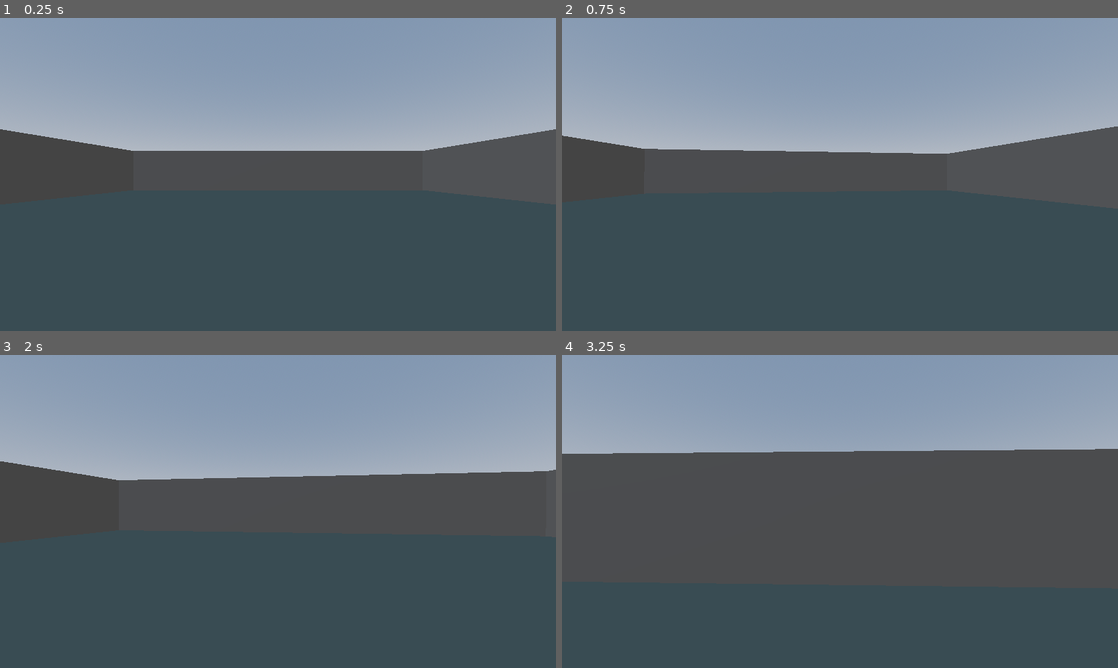
Above: before the commit, frames 1-4 (two rows, left to right).
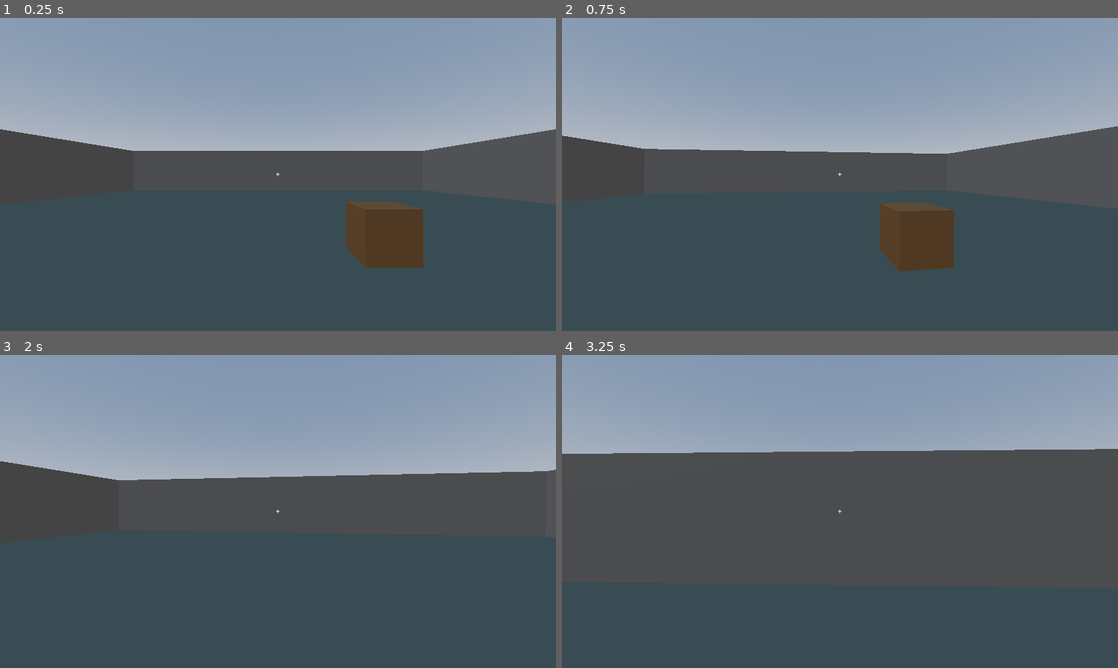
Above: after the commit, the same moments.

Repository: RosierKirill/QuietPlaceGame
Game: Godot game, scene res://world/test_room.tscn
Two runs of this game, one before a commit and one after it. Both use one fixed random seed, a clock stepped at 60 frames per second and the inputs below.
Inputs (mouse positions are in pixels of both pictures, inside the frame that each line leads up to):
- Up to frame 1 (0.25 s): no input
- Up to frame 2 (0.75 s): tap Enter at 0.5 s; move the mouse to (867, 174) at 0.52 s; hold W (move_forward) from 0.53 s (still down); hold E (interact) from 0.53 s (still down)
- Up to frame 3 (2 s): keep holding W (move_forward); tap Space (jump) at 0.77, 1.52 s; move the mouse to (250, 511) at 1.27 s; release E (interact) at 1.28 s; tap E (interact) at 1.35 s
- Up to frame 4 (3.25 s): keep holding W (move_forward); move the mouse to (851, 505) at 2.02 s; hold Shift (sprint) 2.03-2.78 s; tap E (interact) at 2.3, 2.85 s; move the mouse to (834, 517) at 2.77 s; tap Space (jump) at 3.02 s

The runs differ from the first frame. In frame 1, 2.7% of the frame differs, in the area x 49-77%, y 49-80%; in frame 2, 2.7%; in frame 3, less than 0.1%; in frame 4, less than 0.1%.

Commit message:
feat: ajoute le système d'interaction par raycast et le HUD
Composant Interactable à poser sous un corps physique (texte d'invite,
activation, signal interacted). InteractionRay sous la caméra du joueur :
détecte la cible visée, signale les changements de focus et déclenche
l'interaction sur la touche E.

HUD avec viseur et invite « [E] <action> » affichée uniquement quand un
objet interactif est visé. Une caisse interactive est placée dans la salle
de test pour valider la chaîne complète.

GAME-104

Diff:
--- a/player/player.tscn
+++ b/player/player.tscn
@@ -1,6 +1,8 @@
-[gd_scene load_steps=3 format=3]
+[gd_scene load_steps=5 format=3]
 
 [ext_resource type="Script" path="res://player/player_controller.gd" id="1_controller"]
+[ext_resource type="Script" path="res://systems/interaction/interaction_ray.gd" id="2_ray"]
+[ext_resource type="PackedScene" path="res://ui/hud.tscn" id="3_hud"]
 
 [sub_resource type="CapsuleShape3D" id="CapsuleShape3D_body"]
 radius = 0.4
@@ -17,3 +19,10 @@
 transform = Transform3D(1, 0, 0, 0, 1, 0, 0, 0, 1, 0, 1.6, 0)
 
 [node name="Camera3D" type="Camera3D" parent="CameraPivot"]
+
+[node name="InteractionRay" type="RayCast3D" parent="CameraPivot/Camera3D"]
+target_position = Vector3(0, 0, -3)
+script = ExtResource("2_ray")
+
+[node name="Hud" parent="." instance=ExtResource("3_hud")]
+interaction_ray_path = NodePath("../CameraPivot/Camera3D/InteractionRay")
--- /dev/null
+++ b/systems/interaction/interactable.gd
@@ -0,0 +1,22 @@
+class_name Interactable
+extends Node3D
+
+## Composant rendant interactif le corps physique parent.
+##
+## À ajouter comme enfant direct d'un StaticBody3D / RigidBody3D / CharacterBody3D.
+## Le rayon d'interaction du joueur le détecte, affiche [member prompt] à l'écran,
+## et appelle [method interact] quand le joueur presse la touche d'interaction.
+
+## Émis quand le joueur interagit avec cet objet.
+signal interacted(interactor: Node3D)
+
+## Texte affiché à l'écran quand le joueur vise cet objet.
+@export var prompt: String = "Interagir"
+## Si faux, l'objet est ignoré par le rayon d'interaction.
+@export var enabled: bool = true
+
+
+## Déclenche l'interaction. [param interactor] est le nœud à l'origine de l'action.
+func interact(interactor: Node3D) -> void:
+	if enabled:
+		interacted.emit(interactor)
--- /dev/null
+++ b/systems/interaction/interaction_ray.gd
@@ -0,0 +1,49 @@
+class_name InteractionRay
+extends RayCast3D
+
+## Rayon d'interaction du joueur.
+##
+## Placé sous la caméra, il détecte en continu le premier [Interactable] visé
+## et signale tout changement de cible pour que l'interface affiche l'invite.
+
+## Émis quand l'objet visé change. [param interactable] vaut null si plus rien n'est visé.
+signal focus_changed(interactable: Interactable)
+
+## Nœud considéré comme l'auteur de l'interaction (le joueur par défaut).
+@export var interactor: Node3D
+
+## Interactable actuellement visé, ou null.
+var _focused: Interactable = null
+
+
+func _ready() -> void:
+	if interactor == null:
+		interactor = owner as Node3D
+
+
+func _physics_process(_delta: float) -> void:
+	var found := _find_focused_interactable()
+	if found != _focused:
+		_focused = found
+		focus_changed.emit(_focused)
+
+
+func _unhandled_input(event: InputEvent) -> void:
+	if event.is_action_pressed("interact") and _focused != null:
+		_focused.interact(interactor)
+
+
+## Retourne l'Interactable visé par le rayon, ou null s'il n'y en a pas.
+func _find_focused_interactable() -> Interactable:
+	if not is_colliding():
+		return null
+
+	var collider := get_collider()
+	if collider == null or not collider is Node:
+		return null
+
+	for child in (collider as Node).get_children():
+		if child is Interactable and (child as Interactable).enabled:
+			return child as Interactable
+
+	return null
--- /dev/null
+++ b/ui/hud.gd
@@ -0,0 +1,33 @@
+class_name Hud
+extends CanvasLayer
+
+## Interface de jeu : viseur et invite d'interaction.
+##
+## Écoute le rayon d'interaction du joueur et affiche « [E] <invite> »
+## quand un objet interactif est visé.
+
+## Chemin vers le [InteractionRay] du joueur, défini dans la scène.
+@export var interaction_ray_path: NodePath
+
+@onready var _interaction_prompt: Label = $InteractionPrompt
+
+
+func _ready() -> void:
+	_interaction_prompt.hide()
+
+	var ray := get_node_or_null(interaction_ray_path) as InteractionRay
+	if ray == null:
+		push_warning("Hud : aucun InteractionRay trouvé à '%s'." % interaction_ray_path)
+		return
+
+	ray.focus_changed.connect(_on_focus_changed)
+
+
+## Affiche ou masque l'invite selon l'objet visé.
+func _on_focus_changed(interactable: Interactable) -> void:
+	if interactable == null:
+		_interaction_prompt.hide()
+		return
+
+	_interaction_prompt.text = "[E] %s" % interactable.prompt
+	_interaction_prompt.show()
--- /dev/null
+++ b/ui/hud.tscn
@@ -0,0 +1,38 @@
+[gd_scene load_steps=2 format=3]
+
+[ext_resource type="Script" path="res://ui/hud.gd" id="1_hud"]
+
+[node name="Hud" type="CanvasLayer"]
+script = ExtResource("1_hud")
+
+[node name="Crosshair" type="Label" parent="."]
+anchors_preset = 8
+anchor_left = 0.5
+anchor_top = 0.5
+anchor_right = 0.5
+anchor_bottom = 0.5
+offset_left = -12.0
+offset_top = -14.0
+offset_right = 12.0
+offset_bottom = 14.0
+grow_horizontal = 2
+grow_vertical = 2
+text = "+"
+horizontal_alignment = 1
+vertical_alignment = 1
+
+[node name="InteractionPrompt" type="Label" parent="."]
+anchors_preset = 8
+anchor_left = 0.5
+anchor_top = 0.5
+anchor_right = 0.5
+anchor_bottom = 0.5
+offset_left = -200.0
+offset_top = 40.0
+offset_right = 200.0
+offset_bottom = 70.0
+grow_horizontal = 2
+grow_vertical = 2
+text = "[E] Interagir"
+horizontal_alignment = 1
+vertical_alignment = 1
--- a/world/test_room.tscn
+++ b/world/test_room.tscn
@@ -1,6 +1,7 @@
-[gd_scene load_steps=11 format=3]
+[gd_scene load_steps=15 format=3]
 
 [ext_resource type="PackedScene" path="res://player/player.tscn" id="1_player"]
+[ext_resource type="Script" path="res://systems/interaction/interactable.gd" id="2_interactable"]
 
 [sub_resource type="ProceduralSkyMaterial" id="ProceduralSkyMaterial_sky"]
 
@@ -33,6 +34,17 @@
 
 [sub_resource type="BoxShape3D" id="BoxShape3D_wall_x"]
 size = Vector3(30, 4, 0.5)
+
+[sub_resource type="StandardMaterial3D" id="StandardMaterial3D_crate"]
+albedo_color = Color(0.55, 0.38, 0.2, 1)
+roughness = 0.8
+
+[sub_resource type="BoxMesh" id="BoxMesh_crate"]
+material = SubResource("StandardMaterial3D_crate")
+size = Vector3(1, 1, 1)
+
+[sub_resource type="BoxShape3D" id="BoxShape3D_crate"]
+size = Vector3(1, 1, 1)
 
 [node name="TestRoom" type="Node3D"]
 
@@ -90,3 +102,16 @@
 
 [node name="Player" parent="." instance=ExtResource("1_player")]
 transform = Transform3D(1, 0, 0, 0, 1, 0, 0, 0, 1, 0, 0.1, 6)
+
+[node name="Crate" type="StaticBody3D" parent="."]
+transform = Transform3D(1, 0, 0, 0, 1, 0, 0, 0, 1, 2, 0.5, 2)
+
+[node name="MeshInstance3D" type="MeshInstance3D" parent="Crate"]
+mesh = SubResource("BoxMesh_crate")
+
+[node name="CollisionShape3D" type="CollisionShape3D" parent="Crate"]
+shape = SubResource("BoxShape3D_crate")
+
+[node name="Interactable" type="Node3D" parent="Crate"]
+script = ExtResource("2_interactable")
+prompt = "Examiner la caisse"
